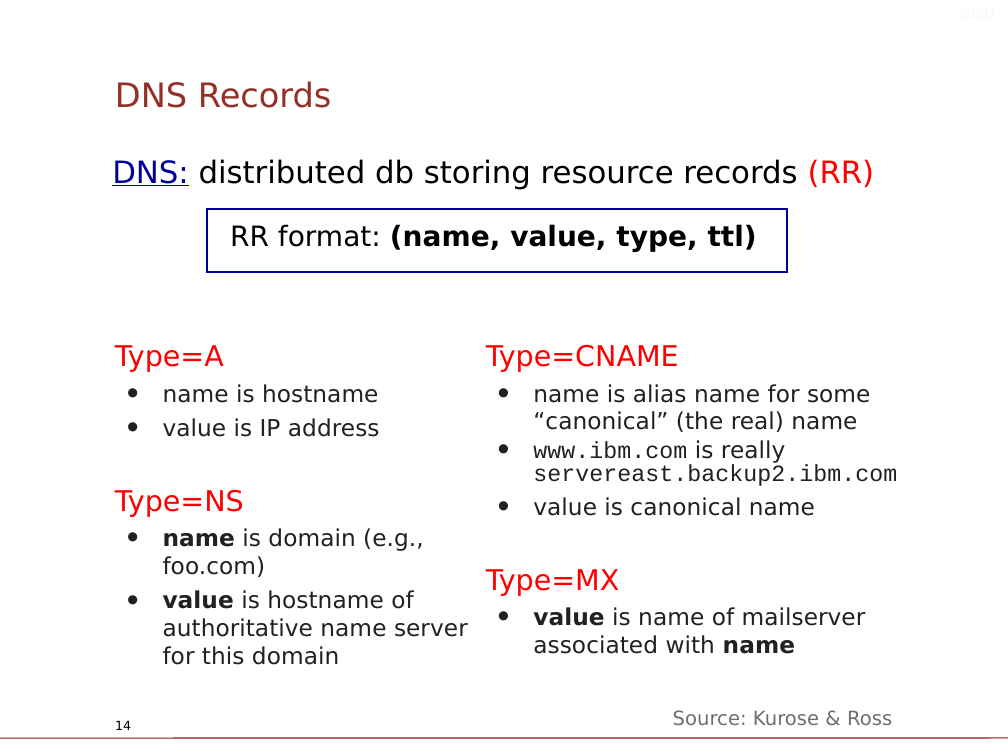
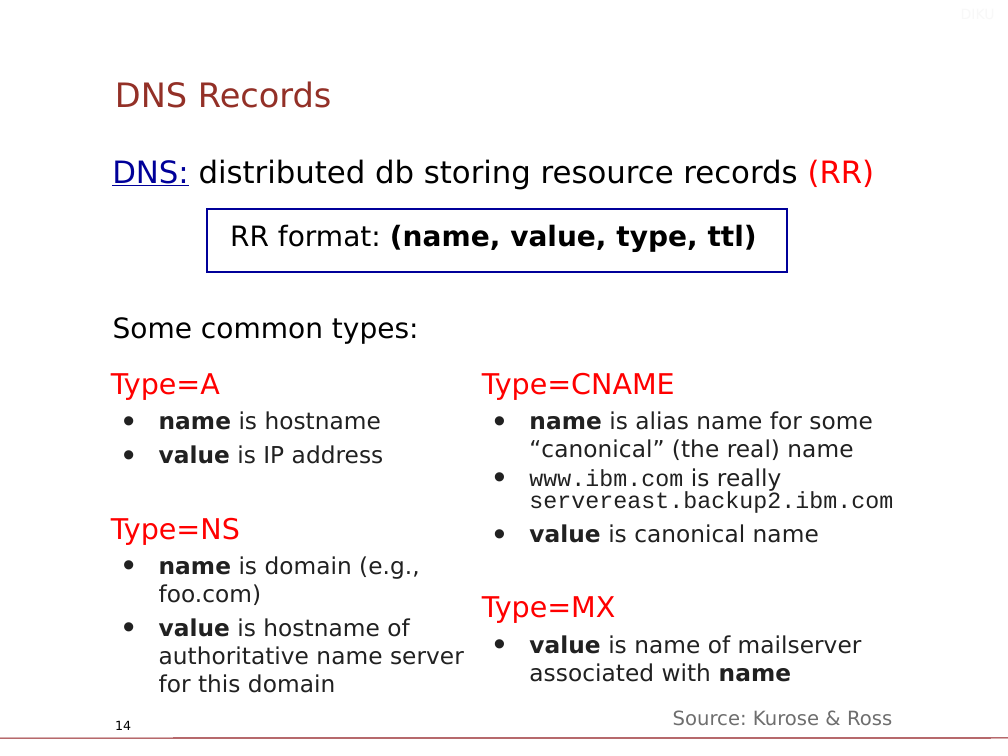
Before and after one commit to diku-compSys/compSys-e2021-pub, a slide deck: slide 14 of lectures/211108_dns_bittorrent_udp/lecture-4.odp. Drawn at 1008x756 pixels with LibreOffice and Linux fonts; fonts in the diff are those of the drawing; background and template pictures are left out. Boxes give left, top, right and bottom in pixels: in the first picture for what was removed or moved away, otherwise in the second. Text is boxed around its words. In the diff, an @@ line names an element or a change of style, - is before the commit and + after.

```diff
--- a/lectures/211108_dns_bittorrent_udp/lecture-4.odp
+++ b/lectures/211108_dns_bittorrent_udp/lecture-4.odp
@@ text added at bbox=[113, 317, 419, 344], 20 pt, text #000000 @@
+Some common types:
@@ text "Type=A": place and size @@
-text "Type=A" at bbox=[115, 345, 468, 665]
+text "Type=A" at bbox=[111, 373, 464, 693]
@@ text "Type=CNAME": place and size @@
-text "Type=CNAME" at bbox=[486, 344, 897, 654]
+text "Type=CNAME" at bbox=[482, 372, 893, 682]
@@ text at bbox=[159, 411, 384, 464]: bold on in "name", "value" @@
@@ text at bbox=[529, 411, 872, 543]: bold on in "name", "value" @@
```
Also in this commit, not shown: 3 other slides changed, 1 slide removed, 1 other file.
